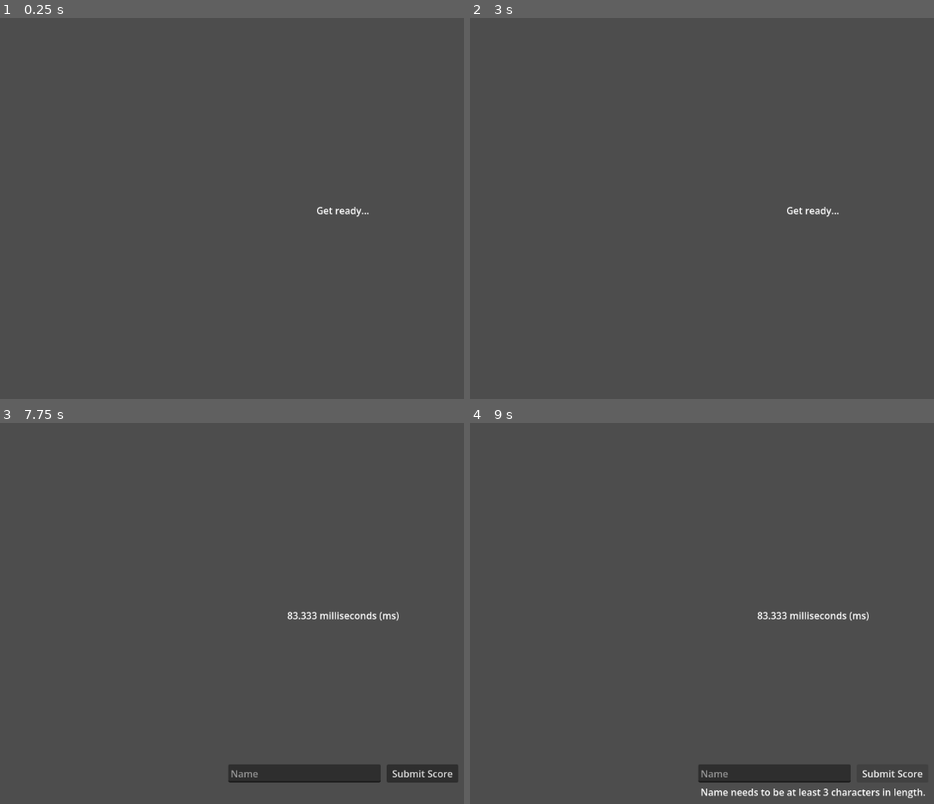
Above: before the commit, frames 1-4 (two rows, left to right).
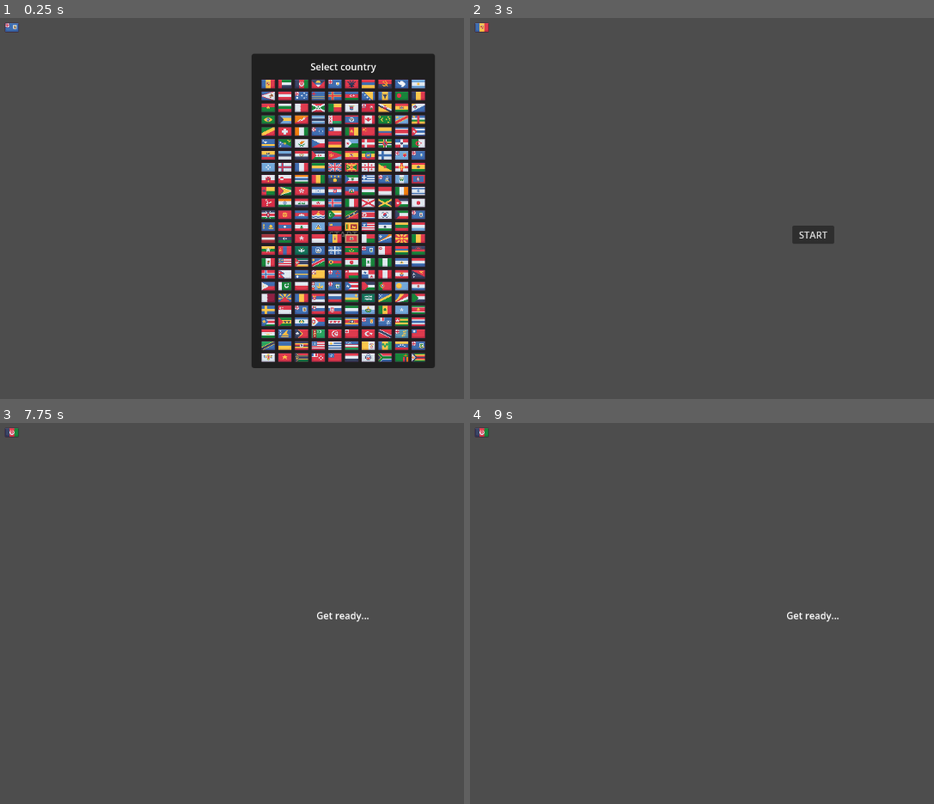
Above: after the commit, the same moments.

Repository: Miltage/clickrun
Game: Godot game, scene res://scenes/main.tscn
Same seed, same stepped clock (60 frames per second), same inputs: the game is played once before the commit and once after it.
Inputs (mouse positions are in pixels of both pictures, inside the frame that each line leads up to):
- Up to frame 1 (0.25 s): no input
- Up to frame 2 (3 s): click (483, 25) at 0.52 s; click (813, 235) at 1.25 s, where only the run after the commit has a clickable "START"; click (813, 235) at 2 s, where only the run after the commit has a clickable "START"; click (739, 82) at 2.77 s
- Up to frame 3 (7.75 s): click (13, 430) at 3.52 s; click (283, 487) at 4.27 s; click (13, 430) at 5.02 s; click (301, 487) at 5.77 s; click (343, 640) at 6.5 s, where only the run after the commit has a clickable "START"; tap Enter at 7.25 s; move the mouse to (outside the picture) at 7.27 s; click (outside the picture) at 7.42 s
- Up to frame 4 (9 s): click (892, 773) at 8 s, where only the run before the commit has a clickable "Submit Score"; click (892, 773) at 8.75 s, where only the run before the commit has a clickable "Submit Score"

The runs differ from the first frame. In frame 1, 32% of the frame differs, in the area x 1-94%, y 1-92%; in frame 2, 0.6%; in frame 3, 2.5%; in frame 4, 2.5%.

Commit message:
Player can change country

Diff:
--- a/project.godot
+++ b/project.godot
@@ -15,6 +15,10 @@
 config/features=PackedStringArray("4.6", "GL Compatibility")
 config/icon="res://icon.svg"
 
+[autoload]
+
+Global="*uid://m82im6m73o3k"
+
 [physics]
 
 3d/physics_engine="Jolt Physics"
--- a/scenes/country_selector.tscn
+++ b/scenes/country_selector.tscn
@@ -2,21 +2,44 @@
 
 [ext_resource type="Script" uid="uid://cytfldikqx5vo" path="res://scripts/CountrySelector.gd" id="1_yb0wk"]
 
-[node name="CountrySelector" type="Control" unique_id=990899261]
-layout_mode = 3
-anchors_preset = 15
-anchor_right = 1.0
-anchor_bottom = 1.0
+[sub_resource type="StyleBoxFlat" id="StyleBoxFlat_p2u7g"]
+content_margin_left = 16.0
+content_margin_top = 10.0
+content_margin_right = 16.0
+content_margin_bottom = 10.0
+bg_color = Color(0, 0, 0, 0.5882353)
+corner_radius_top_left = 5
+corner_radius_top_right = 5
+corner_radius_bottom_right = 5
+corner_radius_bottom_left = 5
+
+[node name="CountrySelector" type="PanelContainer" unique_id=918931947]
+anchors_preset = 8
+anchor_left = 0.5
+anchor_top = 0.5
+anchor_right = 0.5
+anchor_bottom = 0.5
+offset_left = -148.0
+offset_top = -264.5
+offset_right = 148.0
+offset_bottom = 264.5
 grow_horizontal = 2
 grow_vertical = 2
+theme_override_styles/panel = SubResource("StyleBoxFlat_p2u7g")
 script = ExtResource("1_yb0wk")
 
 [node name="VBoxContainer" type="VBoxContainer" parent="." unique_id=933834518]
-layout_mode = 0
-offset_right = 40.0
-offset_bottom = 40.0
+layout_mode = 2
+theme_override_constants/separation = 10
+alignment = 1
+
+[node name="Label" type="Label" parent="VBoxContainer" unique_id=1977819949]
+layout_mode = 2
+text = "Select country"
+horizontal_alignment = 1
 
 [node name="Grid" type="GridContainer" parent="VBoxContainer" unique_id=1263286839]
 unique_name_in_owner = true
 layout_mode = 2
+size_flags_horizontal = 4
 columns = 10
--- a/scenes/main.tscn
+++ b/scenes/main.tscn
@@ -1,6 +1,8 @@
 [gd_scene format=3 uid="uid://dm4x5mo1tbj6q"]
 
 [ext_resource type="Script" uid="uid://clglposhgg5pu" path="res://scripts/Main.gd" id="1_o5qli"]
+[ext_resource type="PackedScene" uid="uid://cu5oudd5xxqot" path="res://scenes/country_selector.tscn" id="2_0wfyh"]
+[ext_resource type="Texture2D" uid="uid://ctt47aq2aomg7" path="res://textures/flags/GB.png" id="2_sugp2"]
 
 [node name="Main" type="Control" unique_id=1262301849]
 texture_filter = 1
@@ -11,26 +13,6 @@
 grow_horizontal = 2
 grow_vertical = 2
 script = ExtResource("1_o5qli")
-
-[node name="Container" type="MarginContainer" parent="." unique_id=139065788]
-layout_mode = 1
-anchors_preset = 15
-anchor_right = 1.0
-anchor_bottom = 1.0
-grow_horizontal = 2
-grow_vertical = 2
-size_flags_horizontal = 3
-size_flags_vertical = 3
-theme_override_constants/margin_left = 20
-theme_override_constants/margin_top = 20
-theme_override_constants/margin_right = 20
-theme_override_constants/margin_bottom = 20
-
-[node name="Label" type="Label" parent="Container" unique_id=63537274]
-unique_name_in_owner = true
-layout_mode = 2
-text = "Sample Text"
-horizontal_alignment = 1
 
 [node name="VBoxContainer" type="VBoxContainer" parent="." unique_id=1984541697]
 layout_mode = 1
@@ -70,4 +52,50 @@
 text = "Response text"
 horizontal_alignment = 1
 
+[node name="CountryButton" type="TextureButton" parent="." unique_id=536183813]
+unique_name_in_owner = true
+layout_mode = 1
+offset_left = 8.0
+offset_top = 8.0
+offset_right = 32.0
+offset_bottom = 24.0
+mouse_default_cursor_shape = 2
+texture_normal = ExtResource("2_sugp2")
+
+[node name="StartButton" type="Button" parent="." unique_id=917168349]
+unique_name_in_owner = true
+layout_mode = 1
+anchors_preset = 8
+anchor_left = 0.5
+anchor_top = 0.5
+anchor_right = 0.5
+anchor_bottom = 0.5
+offset_left = -35.0
+offset_top = 24.5
+offset_right = 35.0
+offset_bottom = 55.5
+grow_horizontal = 2
+grow_vertical = 2
+text = "START"
+
+[node name="Label" type="Label" parent="." unique_id=63537274]
+unique_name_in_owner = true
+layout_mode = 0
+offset_left = 20.0
+offset_top = 312.0
+offset_right = 1132.0
+offset_bottom = 335.0
+text = "Sample Text"
+horizontal_alignment = 1
+
+[node name="CountrySelector" parent="." unique_id=918931947 instance=ExtResource("2_0wfyh")]
+unique_name_in_owner = true
+visible = false
+layout_mode = 1
+offset_left = -154.0
+offset_right = 154.0
+
 [connection signal="pressed" from="VBoxContainer/ScoreSubmission/SubmitButton" to="." method="submit_score"]
+[connection signal="pressed" from="CountryButton" to="." method="_on_country_button_pressed"]
+[connection signal="pressed" from="StartButton" to="." method="start"]
+[connection signal="country_selected" from="CountrySelector" to="." method="_on_country_changed"]
--- a/scripts/CountrySelector.gd
+++ b/scripts/CountrySelector.gd
@@ -2,37 +2,13 @@
 class_name CountrySelector
 extends Control
 
-var countryCodes:Array = [
-	"AD", "AE", "AF", "AG", "AI", "AL", "AM", "AO", "AQ", "AR",
-	"AS", "AT", "AU", "AW", "AX", "AZ", "BA", "BB", "BD", "BE",
-	"BF", "BG", "BH", "BI", "BJ", "BL", "BM", "BN", "BO", "BQ",
-	"BR", "BS", "BT", "BW", "BY", "BZ", "CA", "CC", "CD",
-	"CF", "CG", "CH", "CI", "CK", "CL", "CM", "CN", "CO", "CR",
-	"CU", "CW", "CX", "CY", "CZ", "DE", "DJ", "DK", "DM", "DO",
-	"DZ", "EC", "EE", "EG", "EH", "ER", "ES", "ET", "FI", "FJ",
-	"FK", "FM", "FO", "FR", "GA", "GB", "GD", "GE", "GF", "GG",
-	"GH", "GI", "GL", "GM", "GN", "GP", "GQ", "GR", "GS", "GT",
-	"GU", "GW", "GY", "HK", "HN", "HR", "HT", "HU", "ID",
-	"IE", "IL", "IM", "IN", "IQ", "IR", "IS", "IT", "JE",
-	"JM", "JO", "JP", "KE", "KG", "KH", "KI", "KM", "KN", "KP",
-	"KR", "KW", "KY", "KZ", "LA", "LB", "LC", "LI", "LK", "LR",
-	"LS", "LT", "LU", "LV", "LY", "MA", "MC", "MD", "ME",
-	"MG", "MH", "MK", "ML", "MM", "MN", "MO", "MP", "MQ", "MR",
-	"MS", "MT", "MU", "MW", "MX", "MY", "MZ", "NA", "NC", "NE",
-	"NF", "NG", "NI", "NL", "NO", "NP", "NR", "NU", "NZ", "OM",
-	"PA", "PE", "PF", "PG", "PH", "PK", "PL", "PM", "PN", "PR",
-	"PS", "PT", "PW", "PY", "QA", "RE", "RO", "RS", "RU", "RW",
-	"SA", "SB", "SC", "SD", "SE", "SG", "SH", "SI", "SK",
-	"SL", "SM", "SN", "SO", "SR", "SS", "ST", "SV", "SX", "SY",
-	"SZ", "TC", "TF", "TG", "TH", "TJ", "TK", "TL", "TM",
-	"TN", "TO", "TR", "TT", "TV", "TW", "TZ", "UA", "UG",
-	"US", "UY", "UZ", "VA", "VC", "VE", "VG", "VI", "VN", "VU",
-	"WF", "WS", "YE", "YT", "ZA", "ZM", "ZW"
-]
+signal country_selected(code:String)
 
 # Called when the node enters the scene tree for the first time.
 func _ready() -> void:
-	for code in countryCodes:
-		var textureRect:TextureRect = TextureRect.new()
-		textureRect.texture = load("res://textures/flags/%s.png" % code)
-		%Grid.add_child(textureRect)
+	for code in Global.countryCodes:
+		var flagButton:TextureButton = TextureButton.new()
+		flagButton.texture_normal = load("res://textures/flags/%s.png" % code)
+		flagButton.pressed.connect(func(): country_selected.emit(code))
+		flagButton.mouse_default_cursor_shape = Control.CURSOR_POINTING_HAND
+		%Grid.add_child(flagButton)
--- /dev/null
+++ b/scripts/Global.gd
@@ -0,0 +1,247 @@
+extends Node
+
+var countryCodes:Dictionary = {
+	"AD": "Andorra",
+	"AE": "United Arab Emirates (the)",
+	"AF": "Afghanistan",
+	"AG": "Antigua and Barbuda",
+	"AI": "Anguilla",
+	"AL": "Albania",
+	"AM": "Armenia",
+	"AO": "Angola",
+	"AQ": "Antarctica",
+	"AR": "Argentina",
+	"AS": "American Samoa",
+	"AT": "Austria",
+	"AU": "Australia",
+	"AW": "Aruba",
+	"AX": "Åland Islands",
+	"AZ": "Azerbaijan",
+	"BA": "Bosnia and Herzegovina",
+	"BB": "Barbados",
+	"BD": "Bangladesh",
+	"BE": "Belgium",
+	"BF": "Burkina Faso",
+	"BG": "Bulgaria",
+	"BH": "Bahrain",
+	"BI": "Burundi",
+	"BJ": "Benin",
+	"BL": "Saint Barthélemy",
+	"BM": "Bermuda",
+	"BN": "Brunei Darussalam",
+	"BO": "Bolivia (Plurinational State of)",
+	"BQ": "Bonaire, Sint Eustatius and Saba",
+	"BR": "Brazil",
+	"BS": "Bahamas (the)",
+	"BT": "Bhutan",
+	"BW": "Botswana",
+	"BY": "Belarus",
+	"BZ": "Belize",
+	"CA": "Canada",
+	"CC": "Cocos (Keeling) Islands (the)",
+	"CD": "Congo (the Democratic Republic of the)",
+	"CF": "Central African Republic (the)",
+	"CG": "Congo (the)",
+	"CH": "Switzerland",
+	"CI": "Côte d'Ivoire",
+	"CK": "Cook Islands (the)",
+	"CL": "Chile",
+	"CM": "Cameroon",
+	"CN": "China",
+	"CO": "Colombia",
+	"CR": "Costa Rica",
+	"CU": "Cuba",
+	"CW": "Curaçao",
+	"CX": "Christmas Island",
+	"CY": "Cyprus",
+	"CZ": "Czechia",
+	"DE": "Germany",
+	"DJ": "Djibouti",
+	"DK": "Denmark",
+	"DM": "Dominica",
+	"DO": "Dominican Republic (the)",
+	"DZ": "Algeria",
+	"EC": "Ecuador",
+	"EE": "Estonia",
+	"EG": "Egypt",
+	"EH": "Western Sahara",
+	"ER": "Eritrea",
+	"ES": "Spain",
+	"ET": "Ethiopia",
+	"FI": "Finland",
+	"FJ": "Fiji",
+	"FK": "Falkland Islands (the) [Malvinas]",
+	"FM": "Micronesia (Federated States of)",
+	"FO": "Faroe Islands (the)",
+	"FR": "France",
+	"GA": "Gabon",
+	"GB": "United Kingdom of Great Britain and Northern Ireland (the)",
+	"GD": "Grenada",
+	"GE": "Georgia",
+	"GF": "French Guiana",
+	"GG": "Guernsey",
+	"GH": "Ghana",
+	"GI": "Gibraltar",
+	"GL": "Greenland",
+	"GM": "Gambia (the)",
+	"GN": "Guinea",
+	"GP": "Guadeloupe",
+	"GQ": "Equatorial Guinea",
+	"GR": "Greece",
+	"GS": "South Georgia and the South Sandwich Islands",
+	"GT": "Guatemala",
+	"GU": "Guam",
+	"GW": "Guinea-Bissau",
+	"GY": "Guyana",
+	"HK": "Hong Kong",
+	"HN": "Honduras",
+	"HR": "Croatia",
+	"HT": "Haiti",
+	"HU": "Hungary",
+	"ID": "Indonesia",
+	"IE": "Ireland",
+	"IL": "Israel",
+	"IM": "Isle of Man",
+	"IN": "India",
+	"IQ": "Iraq",
+	"IR": "Iran (Islamic Republic of)",
+	"IS": "Iceland",
+	"IT": "Italy",
+	"JE": "Jersey",
+	"JM": "Jamaica",
+	"JO": "Jordan",
+	"JP": "Japan",
+	"KE": "Kenya",
+	"KG": "Kyrgyzstan",
+	"KH": "Cambodia",
+	"KI": "Kiribati",
+	"KM": "Comoros (the)",
+	"KN": "Saint Kitts and Nevis",
+	"KP": "Korea (the Democratic People's Republic of)",
+	"KR": "Korea (the Republic of)",
+	"KW": "Kuwait",
+	"KY": "Cayman Islands (the)",
+	"KZ": "Kazakhstan",
+	"LA": "Lao People's Democratic Republic (the)",
+	"LB": "Lebanon",
+	"LC": "Saint Lucia",
+	"LI": "Liechtenstein",
+	"LK": "Sri Lanka",
+	"LR": "Liberia",
+	"LS": "Lesotho",
+	"LT": "Lithuania",
+	"LU": "Luxembourg",
+	"LV": "Latvia",
+	"LY": "Libya",
+	"MA": "Morocco",
+	"MC": "Monaco",
+	"MD": "Moldova (the Republic of)",
+	"ME": "Montenegro",
+	"MG": "Madagascar",
+	"MH": "Marshall Islands (the)",
+	"MK": "Republic of North Macedonia",
+	"ML": "Mali",
+	"MM": "Myanmar",
+	"MN": "Mongolia",
+	"MO": "Macao",
+	"MP": "Northern Mariana Islands (the)",
+	"MQ": "Martinique",
+	"MR": "Mauritania",
+	"MS": "Montserrat",
+	"MT": "Malta",
+	"MU": "Mauritius",
+	"MW": "Malawi",
+	"MX": "Mexico",
+	"MY": "Malaysia",
+	"MZ": "Mozambique",
+	"NA": "Namibia",
+	"NC": "New Caledonia",
+	"NE": "Niger (the)",
+	"NF": "Norfolk Island",
+	"NG": "Nigeria",
+	"NI": "Nicaragua",
+	"NL": "Netherlands (the)",
+	"NO": "Norway",
+	"NP": "Nepal",
+	"NR": "Nauru",
+	"NU": "Niue",
+	"NZ": "New Zealand",
+	"OM": "Oman",
+	"PA": "Panama",
+	"PE": "Peru",
+	"PF": "French Polynesia",
+	"PG": "Papua New Guinea",
+	"PH": "Philippines (the)",
+	"PK": "Pakistan",
+	"PL": "Poland",
+	"PM": "Saint Pierre and Miquelon",
+	"PN": "Pitcairn",
+	"PR": "Puerto Rico",
+	"PS": "Palestine, State of",
+	"PT": "Portugal",
+	"PW": "Palau",
+	"PY": "Paraguay",
+	"QA": "Qatar",
+	"RE": "Réunion",
+	"RO": "Romania",
+	"RS": "Serbia",
+	"RU": "Russian Federation (the)",
+	"RW": "Rwanda",
+	"SA": "Saudi Arabia",
+	"SB": "Solomon Islands",
+	"SC": "Seychelles",
+	"SD": "Sudan (the)",
+	"SE": "Sweden",
+	"SG": "Singapore",
+	"SH": "Saint Helena, Ascension and Tristan da Cunha",
+	"SI": "Slovenia",
+	"SK": "Slovakia",
+	"SL": "Sierra Leone",
+	"SM": "San Marino",
+	"SN": "Senegal",
+	"SO": "Somalia",
+	"SR": "Suriname",
+	"SS": "South Sudan",
+	"ST": "Sao Tome and Principe",
+	"SV": "El Salvador",
+	"SX": "Sint Maarten (Dutch part)",
+	"SY": "Syrian Arab Republic",
+	"SZ": "Eswatini",
+	"TC": "Turks and Caicos Islands (the)",
+	"TF": "French Southern Territories (the)",
+	"TG": "Togo",
+	"TH": "Thailand",
+	"TJ": "Tajikistan",
+	"TK": "Tokelau",
+	"TL": "Timor-Leste",
+	"TM": "Turkmenistan",
+	"TN": "Tunisia",
+	"TO": "Tonga",
+	"TR": "Turkey",
+	"TT": "Trinidad and Tobago",
+	"TV": "Tuvalu",
+	"TW": "Taiwan (Province of China)",
+	"TZ": "Tanzania, United Republic of",
+	"UA": "Ukraine",
+	"UG": "Uganda",
+	"US": "United States of America (the)",
+	"UY": "Uruguay",
+	"UZ": "Uzbekistan",
+	"VA": "Holy See (the)",
+	"VC": "Saint Vincent and the Grenadines",
+	"VE": "Venezuela (Bolivarian Republic of)",
+	"VG": "Virgin Islands (British)",
+	"VI": "Virgin Islands (U.S.)",
+	"VN": "Viet Nam",
+	"VU": "Vanuatu",
+	"WF": "Wallis and Futuna",
+	"WS": "Samoa",
+	"YE": "Yemen",
+	"YT": "Mayotte",
+	"ZA": "South Africa",
+	"ZM": "Zambia",
+	"ZW": "Zimbabwe",
+}
+
+func pick_random_country() -> String:
+	return Global.countryCodes.keys().pick_random()
--- a/scripts/Main.gd
+++ b/scripts/Main.gd
@@ -3,16 +3,28 @@
 
 const API_URL = "http://localhost:3000/scores"
 
-var country:String = "ZA"
-var playerName:String
+static var country:String
+static var playerName:String
+static var playerTime:int
+
 var fireTime:int = 0
 var pistolFired:bool = false
-var playerTime:int
 
 func _ready() -> void:
 	%ScoreSubmission.hide()
+	%Label.text = ""
+	%Response.text = ""
+
+	if (!country):
+		country = Global.pick_random_country()
+		%CountrySelector.show()
+
+	_update_country()
+
+func start() -> void:
+	%StartButton.hide()
+
 	%Label.text = "Get ready..."
-	%Response.text = ""
 
 	# Start after a random delay to prevent anticipation
 	var delay = randf_range(2.0, 8.0)
@@ -96,3 +108,14 @@
 		return
 
 	%Response.text = server_message if server_message else "Score submitted!"
+
+func _on_country_changed(code:String) -> void:
+	country = code
+	%CountrySelector.hide()
+	_update_country()
+
+func _update_country() -> void:
+	%CountryButton.texture_normal = load("res://textures/flags/%s.png" % country)
+
+func _on_country_button_pressed() -> void:
+	%CountrySelector.show()
Not shown, added: .claude/settings.local.json
Not shown, added: scripts/Global.gd.uid
